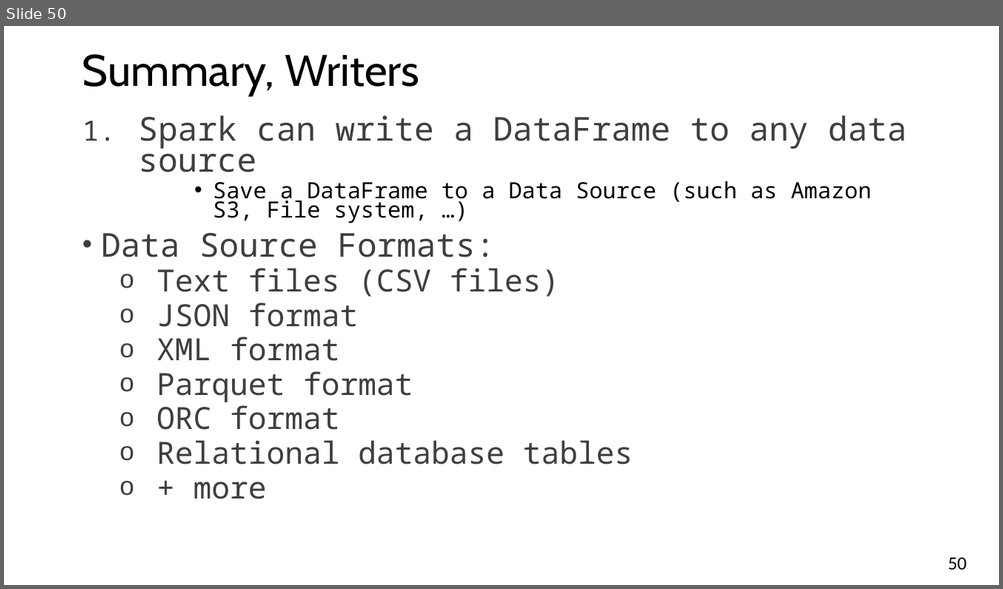
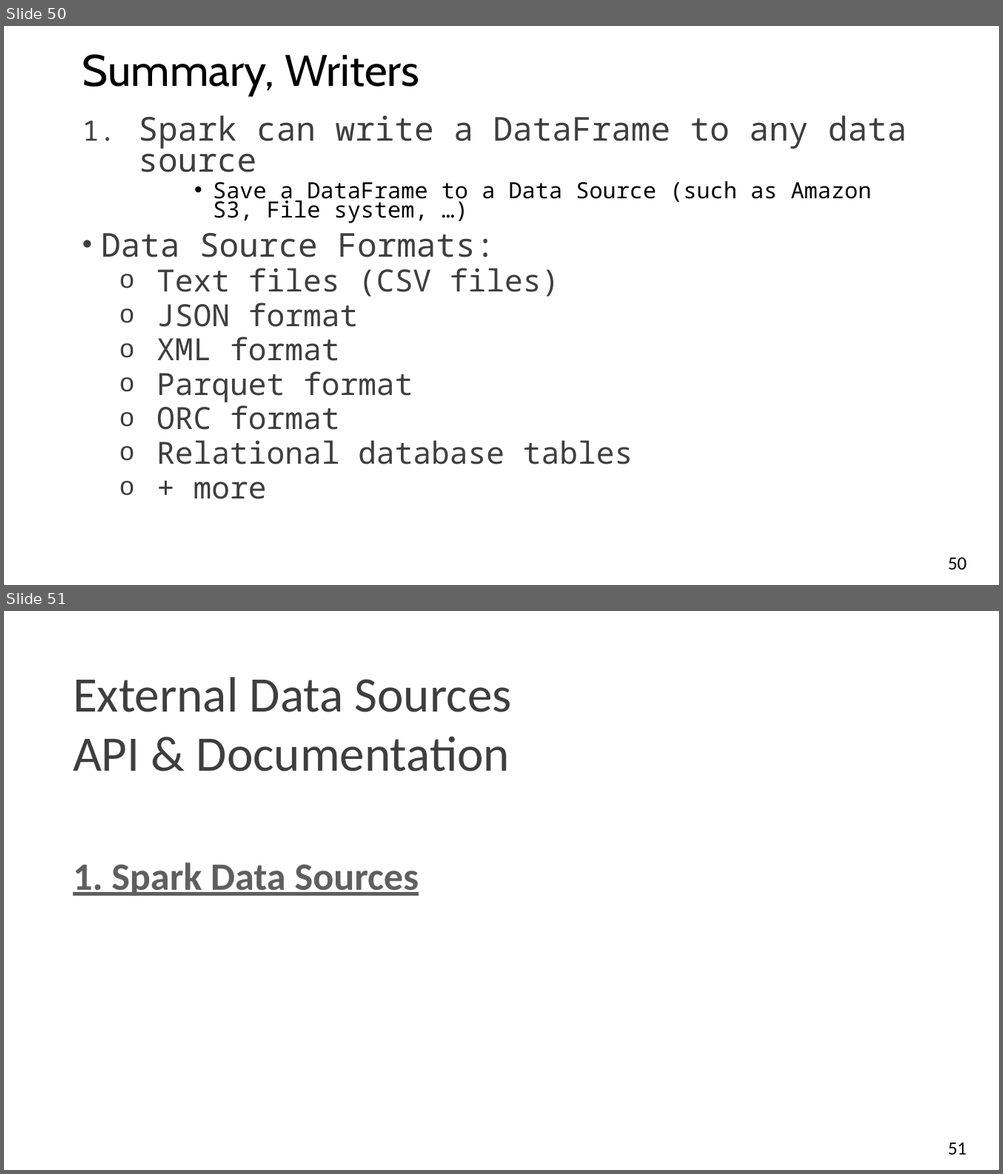
Before and after one commit to mahmoudparsian/big-data-modeling, a slide deck: slides/spark/pyspark/dataframes_slides/Lecture_Notes/10.external_data_sources_in_spark.pptx. Shown one above the other, each under a label of ours: slide 50 before the commit, slides 50 and 51 after it. The pictures are 1003x589 and 1003x1174 pixels, drawn with LibreOffice and Linux fonts; fonts in the diff are those of the drawing; background and template pictures are left out. Boxes give left, top, right and bottom in pixels: in the first picture for what was removed or moved away, otherwise in the second. Text is boxed around its words. In the diff, an @@ line names an element or a change of style, - is before the commit and + after.

```diff
--- a/slides/spark/pyspark/dataframes_slides/Lecture_Notes/10.external_data_sources_in_spark.pptx
+++ b/slides/spark/pyspark/dataframes_slides/Lecture_Notes/10.external_data_sources_in_spark.pptx
@@ slide 51 added at (x1=4, y1=611, x2=999, y2=1170), background #FFFFFF @@
@@ text added at (x1=73, y1=677, x2=512, y2=896), 36 pt, text #3E3E3E @@
+External Data Sources
+API & Documentation
+1. Spark Data Sources
@@ page number added at (x1=948, y1=1142, x2=966, y2=1155), 13.5 pt, text #000000 @@
+51
```
Also in this commit, not shown: 2 other slides added, 1 other file.
